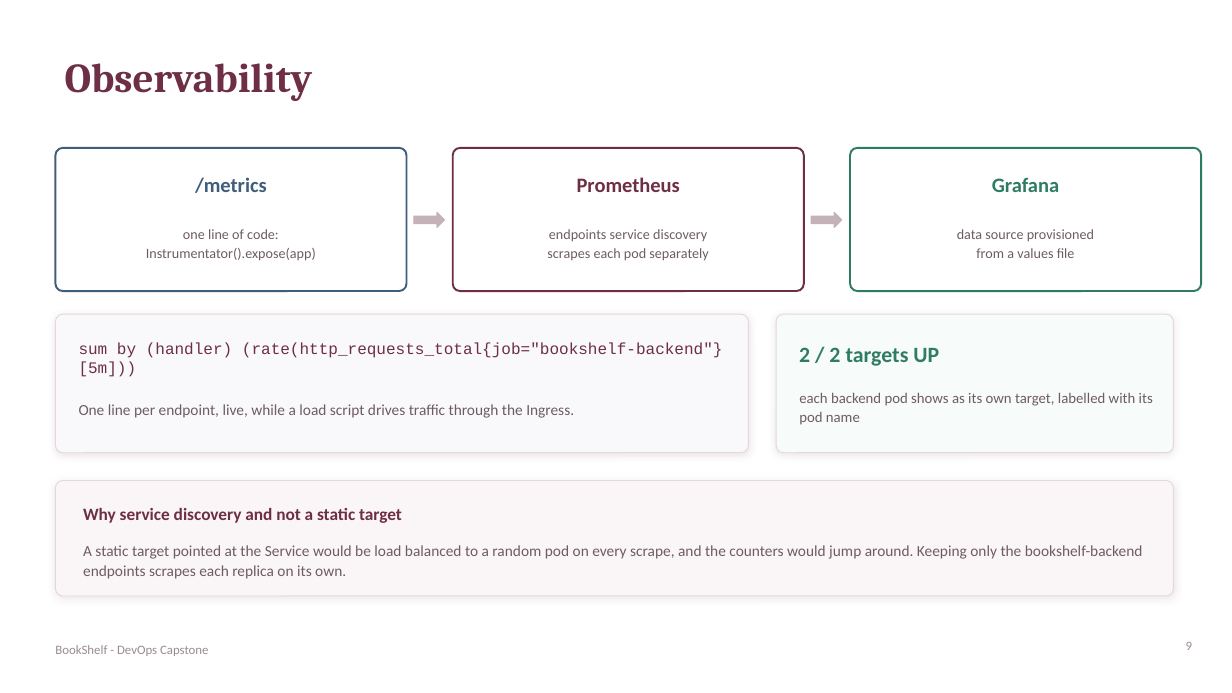
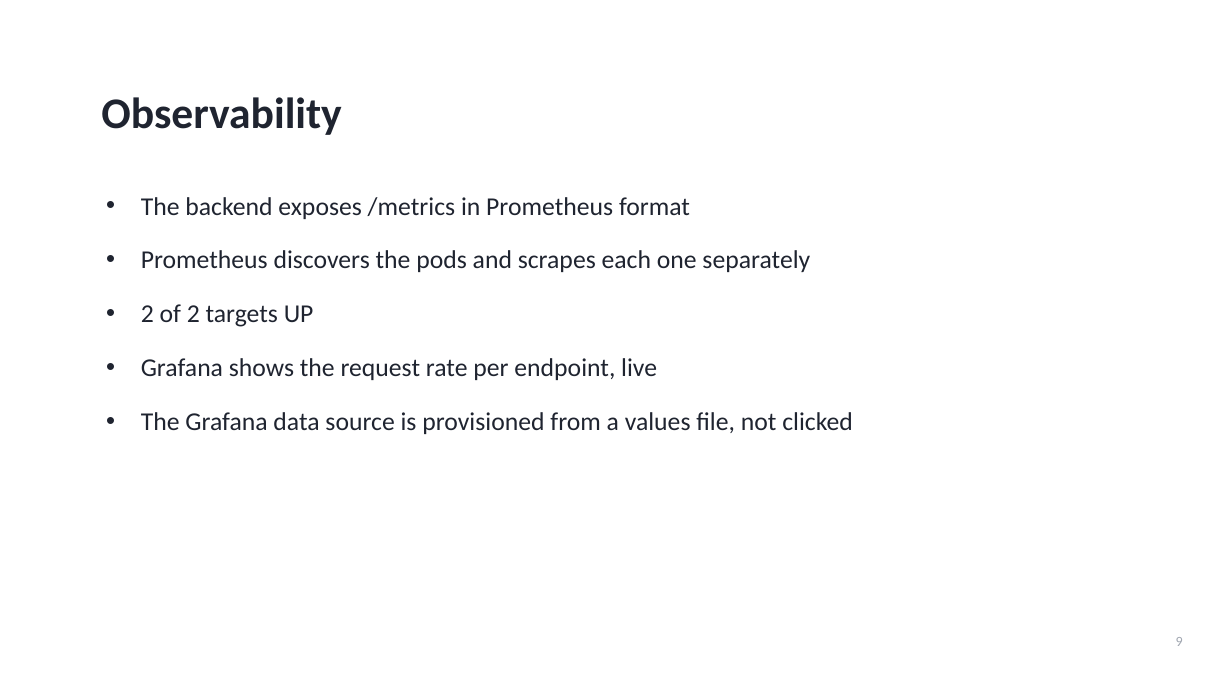
Before and after one commit to piroBeastie/bookshelf, a slide deck: slide 9 of demo/slides.pptx. Drawn at 1232x693 pixels with LibreOffice and Linux fonts; fonts in the diff are those of the drawing. Boxes give left, top, right and bottom in pixels: in the first picture for what was removed or moved away, otherwise in the second. Text is boxed around its words. In the diff, an @@ line names an element or a change of style, - is before the commit and + after.

```diff
--- a/demo/slides.pptx
+++ b/demo/slides.pptx
@@ title "Observability": place and size @@
-title "Observability" at bbox=[65, 63, 313, 101]
+title "Observability" at bbox=[101, 97, 341, 135]
@@ title "Observability" at bbox=[101, 97, 341, 135]: size 32 to 34 pt, font Cambria to Calibri, text colour #6D2E46 to #1F2430 @@
@@ rounded rectangle removed at bbox=[55, 148, 407, 291] @@
@@ rounded rectangle removed at bbox=[453, 148, 804, 291] @@
@@ rounded rectangle removed at bbox=[850, 148, 1202, 291] @@
@@ text removed at bbox=[195, 177, 267, 193] @@
-/metrics
@@ text removed at bbox=[577, 177, 680, 192] @@
-Prometheus
@@ text removed at bbox=[992, 177, 1059, 192] @@
-Grafana
@@ text added at bbox=[141, 197, 853, 434], 20 pt, text #1F2430 @@
+• The backend exposes /metrics in Prometheus format
+• Prometheus discovers the pods and scrapes each one separately
+• 2 of 2 targets UP
+• Grafana shows the request rate per endpoint, live
+• The Grafana data source is provisioned from a values file, not clicked
@@ text removed at bbox=[146, 229, 316, 261] @@
-one line of code:
-Instrumentator().expose(app)
@@ right arrow removed at bbox=[414, 213, 445, 227] @@
@@ text removed at bbox=[547, 229, 708, 261] @@
-endpoints service discovery
-scrapes each pod separately
@@ right arrow removed at bbox=[811, 213, 842, 227] @@
@@ text removed at bbox=[957, 229, 1094, 258] @@
-data source provisioned
-from a values file
@@ rounded rectangle removed at bbox=[55, 314, 749, 453] @@
@@ rounded rectangle removed at bbox=[776, 314, 1174, 453] @@
@@ text removed at bbox=[79, 342, 723, 377] @@
-sum by (handler) (rate(http_requests_total{job="bookshelf-backend"}[5m]))
@@ text removed at bbox=[799, 347, 939, 366] @@
-2 / 2 targets UP
@@ text removed at bbox=[79, 404, 574, 418] @@
-One line per endpoint, live, while a load script drives traffic through the Ingress.
@@ text removed at bbox=[799, 392, 1153, 425] @@
-each backend pod shows as its own target, labelled with its pod name
@@ rounded rectangle removed at bbox=[55, 481, 1174, 596] @@
@@ text removed at bbox=[83, 508, 402, 523] @@
-Why service discovery and not a static target
@@ text removed at bbox=[83, 545, 1143, 579] @@
-A static target pointed at the Service would be load balanced to a random pod on every scrape, and the counters would jump around. Keeping only the bookshelf-backend endpoints scrapes each replica on its own.
@@ page number: place and size @@
-page number at bbox=[1186, 642, 1192, 650]
+page number at bbox=[1176, 637, 1183, 646]
@@ page number at bbox=[1176, 637, 1183, 646]: size 10 to 11 pt, text colour #9B8B91 to #A0A6B0 @@
@@ text removed at bbox=[55, 645, 208, 656] @@
-BookShelf - DevOps Capstone
```
Also in this commit, not shown: 6 other slides changed, 3 slides added, 3 slides removed, 3 other files.
